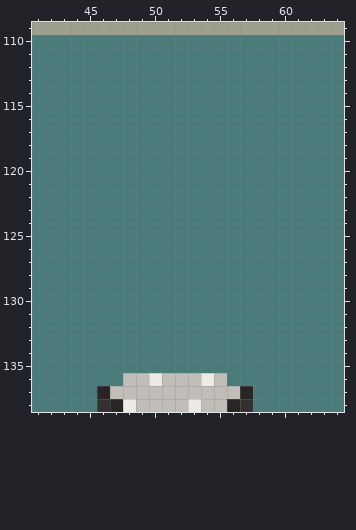
Pixel-art file, stored at Спрайты/Фон/Отель/коридор.aseprite. Above: the version before the commit.
1615x243 pixels, 1 frame. Colours within 5 levels of each other are drawn and written as one. Shown: x 41..64, y 109..138. The commit also changed other parts of the picture, which this record leaves out.
Now the later version:
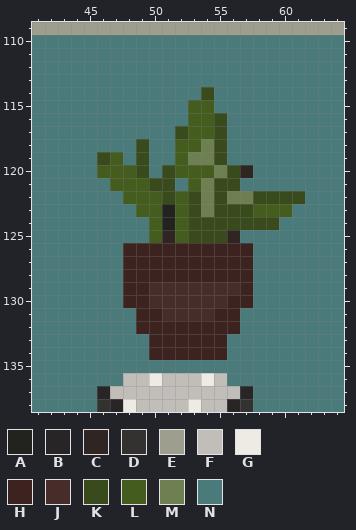
Palette (. is transparent): A #22221f  B #272525  C #2f2523  D #333231  E #9e9e8f  F #c1beb9  G #eeeae4  H #3d231f  J #462d29  K #394b1d  L #445c1d  M #6e8051  N #4a7a7a
Edits made:
{"where": "layer \"растения\""}
{"y":114,"x":54,"old":"N","new":"K"}
{"y":115,"x":53,"old":"NN","new":"LL"}
{"y":116,"x":53,"old":"NNN","new":"LLK"}
{"y":117,"x":52,"old":"NNNN","new":"KLLK"}
{"y":118,"x":49,"old":"N","new":"K"}
{"y":118,"x":52,"old":"NNNN","new":"LLMK"}
{"y":119,"x":46,"old":"NN","new":"KL"}
{"y":119,"x":49,"old":"N","new":"K"}
{"y":119,"x":52,"old":"NNNN","new":"LMMK"}
{"y":120,"x":46,"old":"NNNN","new":"LLLK"}
{"y":120,"x":51,"old":"NNNNNNN","new":"KLLLMKC"}
{"y":121,"x":47,"old":"NNNNN","new":"LLLKK"}
{"y":121,"x":53,"old":"NNNN","new":"LMKK"}
{"y":122,"x":48,"old":"NNNNNNNNNNNNNN","new":"LLLKLKMKMMKKKK"}
{"y":123,"x":49,"old":"NNNNNNNNNNNN","new":"LLALKMKKKLLL"}
{"y":124,"x":50,"old":"NNNNNNNNNN","new":"LALKKKKKKK"}
{"y":125,"x":50,"old":"NNNNNNN","new":"LCLKKKC"}
{"y":126,"x":48,"old":"NNNNNNNNNN","new":"HHHHHHHHHH"}
{"y":127,"x":48,"old":"NNNNNNNNNN","new":"HHHHHHHHHH"}
{"y":128,"x":48,"old":"NNNNNNNNNN","new":"HHHHHHHHHH"}
{"y":129,"x":48,"old":"NNNNNNNNNN","new":"HHJJJJJJJH"}
{"y":130,"x":48,"old":"NNNNNNNNNN","new":"HHJJJJJJHH"}
{"y":131,"x":49,"old":"NNNNNNNN","new":"HHJJJJHH"}
{"y":132,"x":49,"old":"NNNNNNNN","new":"HHHHHHHH"}
{"y":133,"x":50,"old":"NNNNNN","new":"HHHHHH"}
{"y":134,"x":50,"old":"NNNNNN","new":"HHHHHH"}
{"label":"changed","picture_box":[97,87,305,360]}
